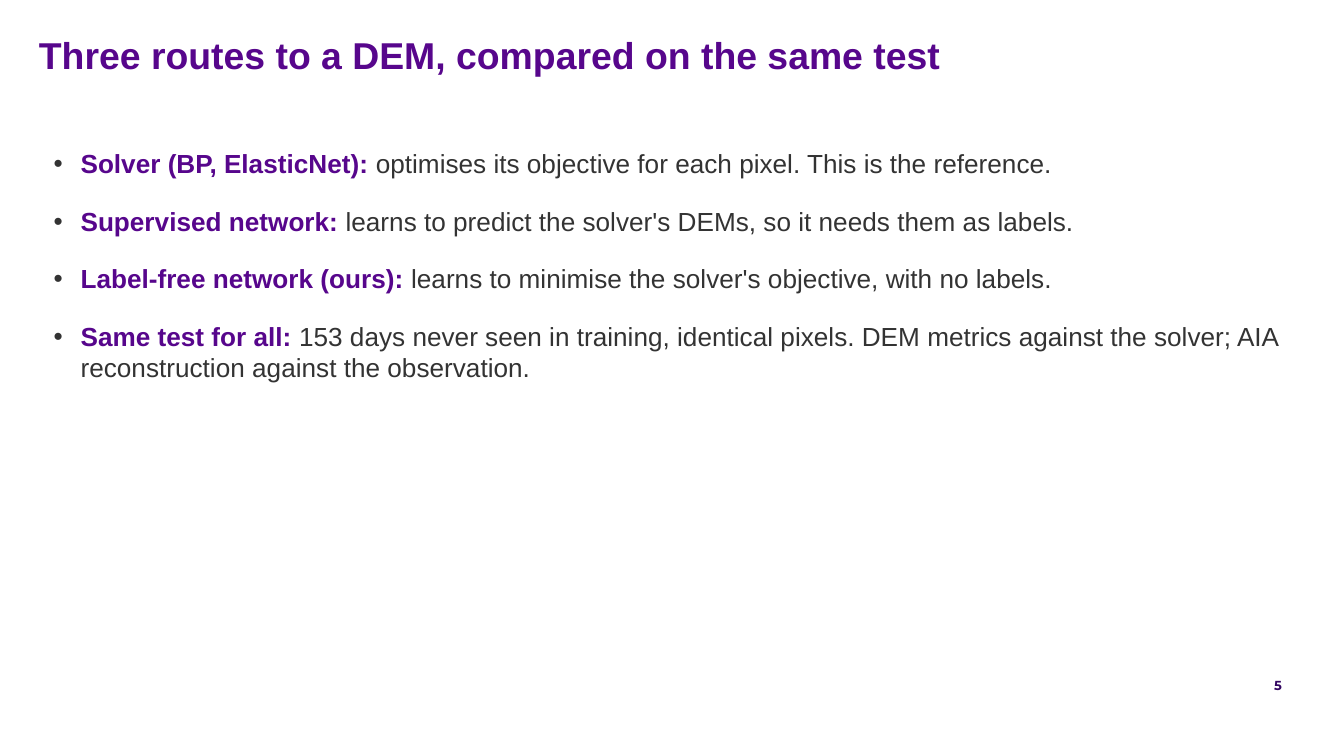
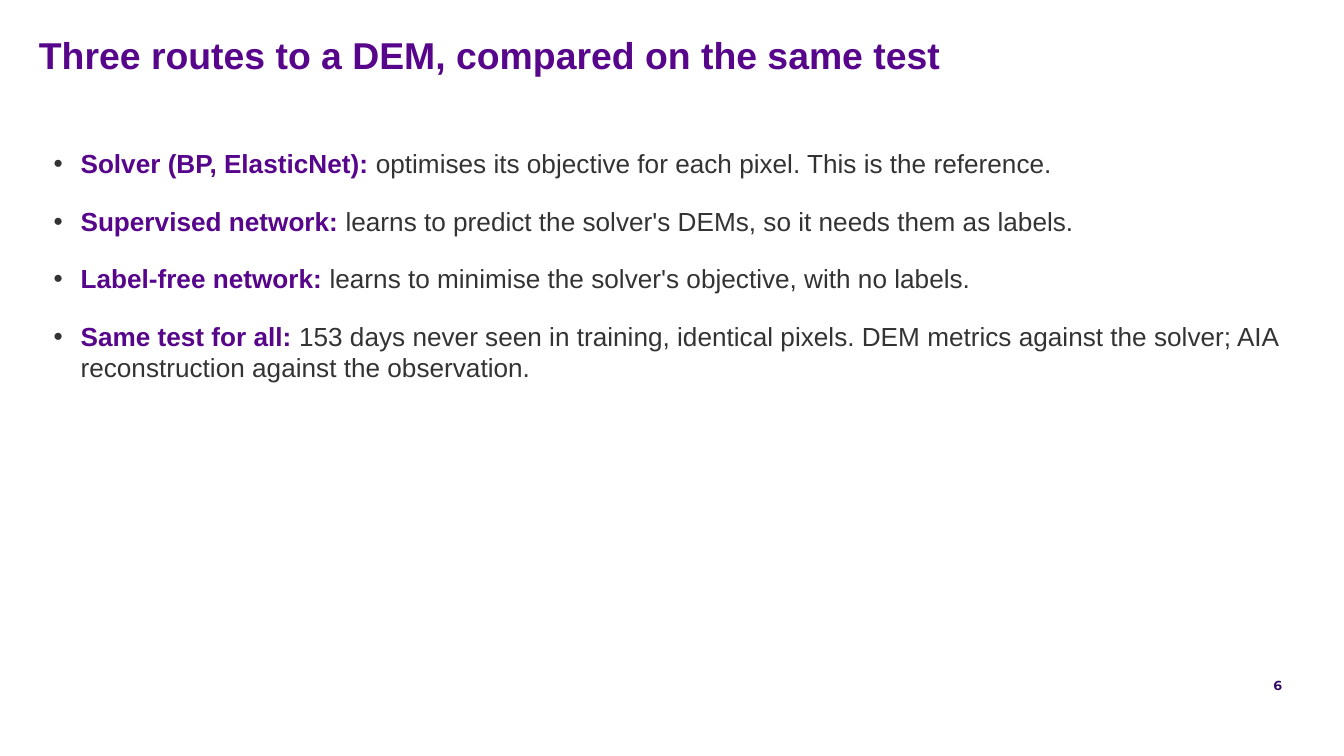
Before and after one commit to FruitPnchSamuraiG/solar-dem-inversion, a slide deck: slide 6 of slides/DEM_deck_v2.pptx (slide 5 before the commit). Drawn at 1344x756 pixels with LibreOffice and Linux fonts; fonts in the diff are those of the drawing; background and template pictures are left out. Boxes give left, top, right and bottom in pixels: in the first picture for what was removed or moved away, otherwise in the second. Text is boxed around its words. In the diff, an @@ line names an element or a change of style, - is before the commit and + after.

```diff
--- a/slides/DEM_deck_v2.pptx
+++ b/slides/DEM_deck_v2.pptx
@@ text at (81, 269, 970, 294): text changed @@
-• Label-free network (ours): learns to minimise the solver's objective, with no labels.
+• Label-free network: learns to minimise the solver's objective, with no labels.
```
Also in this commit, not shown: 2 other slides changed, 2 slides added, 3 other files.
